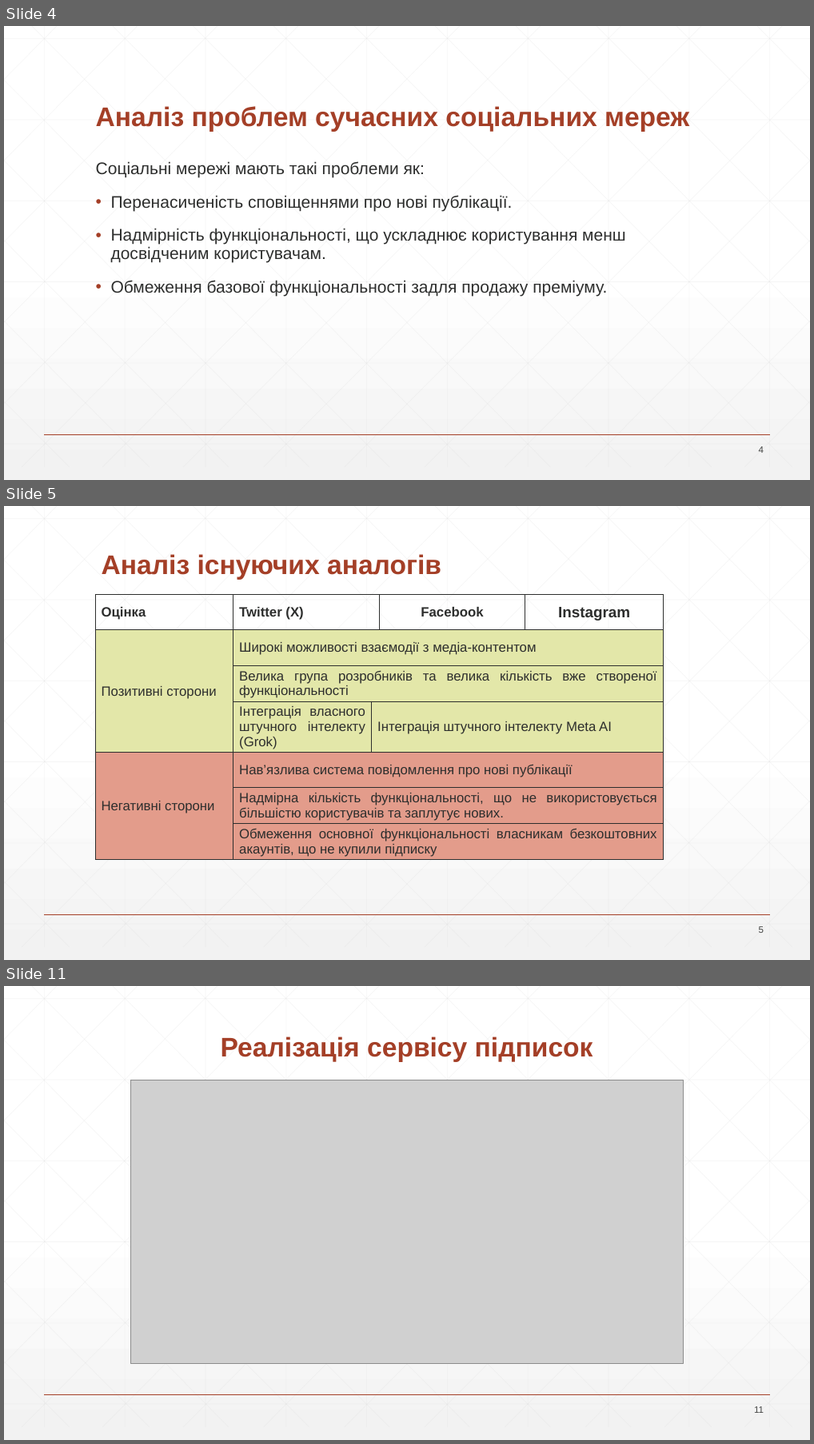
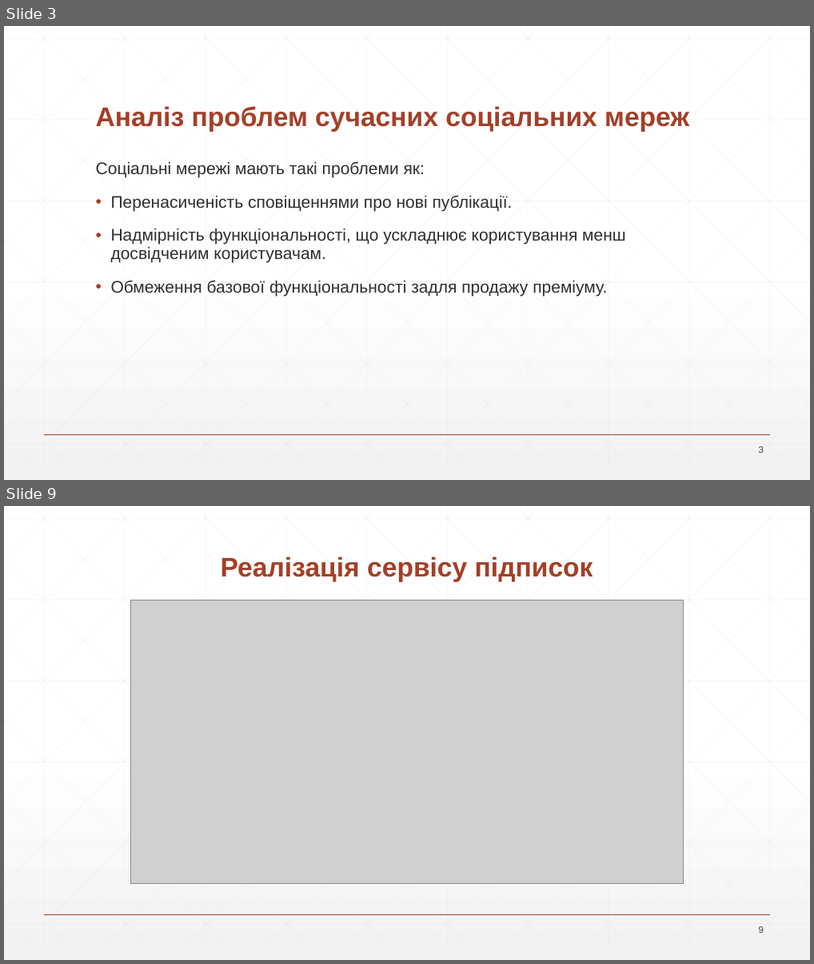
Before and after one commit to NureBiletskyiDanylo/2025_B_KKP_PZPI-22-6_Biletskyi_D_A, a slide deck: 2025_Б_ККП_ПЗПІ-22-6_Білецький_Д_А/2025_Б_ККП_ПЗПІ-22-6_Білецький_Д_А.pptx. Shown one above the other, each under a label of ours: slides 4, 5 and 11 before the commit, slides 3 and 9 after it; the slides between them are not shown. The pictures are 814x1444 and 814x964 pixels, drawn with LibreOffice and Linux fonts; fonts in the diff are those of the drawing; grey boxes stand for pictures. Boxes give left, top, right and bottom in pixels: in the first picture for what was removed or moved away, otherwise in the second. Text is boxed around its words. In the diff, an @@ line names an element or a change of style, - is before the commit and + after.

```diff
--- a/2025_Б_ККП_ПЗПІ-22-6_Білецький_Д_А/2025_Б_ККП_ПЗПІ-22-6_Білецький_Д_А.pptx
+++ b/2025_Б_ККП_ПЗПІ-22-6_Білецький_Д_А/2025_Б_ККП_ПЗПІ-22-6_Білецький_Д_А.pptx
@@ slide 5 removed at (4, 506, 810, 960), background gradient #FFFFFF to #F2F2F2; not listed: 47 template elements that a slide beside it also shows @@
@@ title removed at (102, 554, 442, 580) @@
-Аналіз існуючих аналогів
@@ table removed at (95, 594, 664, 870), 7 rows, 5 columns @@
-Оцінка | Twitter (X) |  | Facebook | Instagram
-Позитивні сторони | Широкі можливості взаємодії з медіа-контентом |  |  | 
- | Велика група розробників та велика кількість вже створеної функціональності |  |  | 
- | Інтеграція власного штучного інтелекту (Grok) | Інтеграція штучного інтелекту Meta AI |  | 
-Негативні сторони | Нав’язлива система повідомлення про нові публікації |  |  | 
- | Надмірна кількість функціональності, що не використовується більшістю користувачів та заплутує нових. |  |  | 
- | Обмеження основної функціональності власникам безкоштовних акаунтів, що не купили підписку |  |  | 
@@ page number removed at (759, 926, 764, 932) @@
-5
@@ what was slide 4 is now slide 3 @@
@@ page number at (759, 446, 764, 452): text changed @@
-4
+3
@@ what was slide 11 is now slide 9 @@
@@ page number at (759, 926, 764, 932): text changed @@
-11
+9
```
Also in this commit, not shown: 5 slides changed, 2 slides added, 3 other slides removed.
